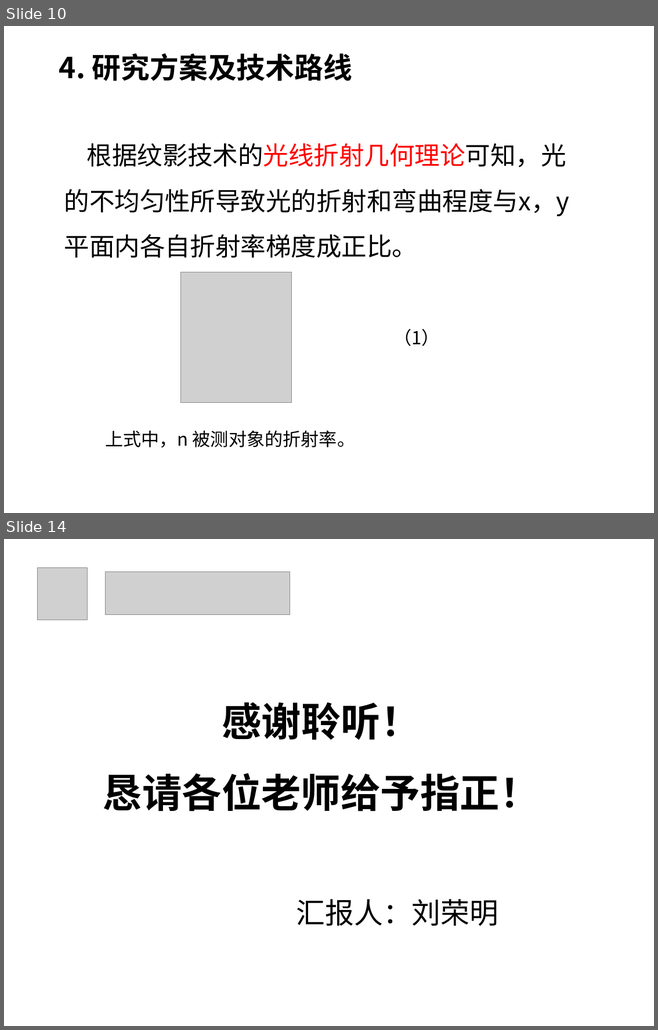
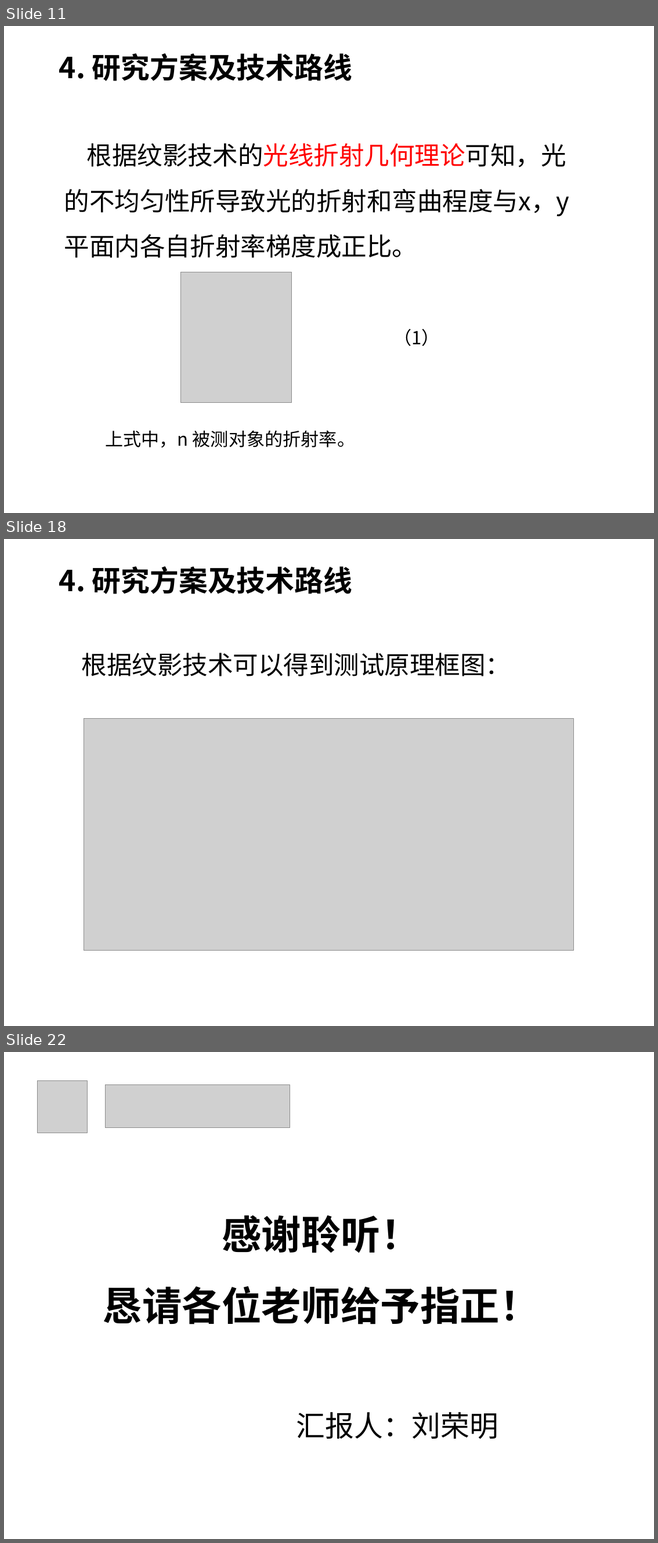
Before and after one commit to Kate-liu/Master-Study, a slide deck: 6-Record/1-开题/开题报告/1816210692-刘荣明.ppt. Shown one above the other, each under a label of ours: slides 10 and 14 before the commit, slides 11, 18 and 22 after it; the slides between them are not shown. The pictures are 658x1030 and 658x1543 pixels, drawn with LibreOffice and Linux fonts; fonts in the diff are those of the drawing; grey boxes stand for pictures; background and template pictures are left out. Boxes give left, top, right and bottom in pixels: in the first picture for what was removed or moved away, otherwise in the second. Text is boxed around its words. In the diff, an @@ line names an element or a change of style, - is before the commit and + after.

```diff
--- a/6-Record/1-开题/开题报告/1816210692-刘荣明.ppt
+++ b/6-Record/1-开题/开题报告/1816210692-刘荣明.ppt
@@ slide 18 added at [4, 539, 654, 1026], background #FFFFFF @@
@@ text added at [59, 566, 352, 594], 32 pt, text #000000, bold @@
+4. 研究方案及技术路线
@@ text added at [82, 653, 510, 676], 28 pt, text #000000 @@
+根据纹影技术可以得到测试原理框图：
@@ line added from (329, 674) to (329, 896), #FFFFFF 0.51 pt dashed @@
@@ picture added at [84, 718, 574, 950] @@
@@ what was slide 10 is now slide 11 @@
@@ what was slide 14 is now slide 22 @@
```
Also in this commit, not shown: 2 slides changed, 9 other slides added, 2 slides removed, 1 other file.
